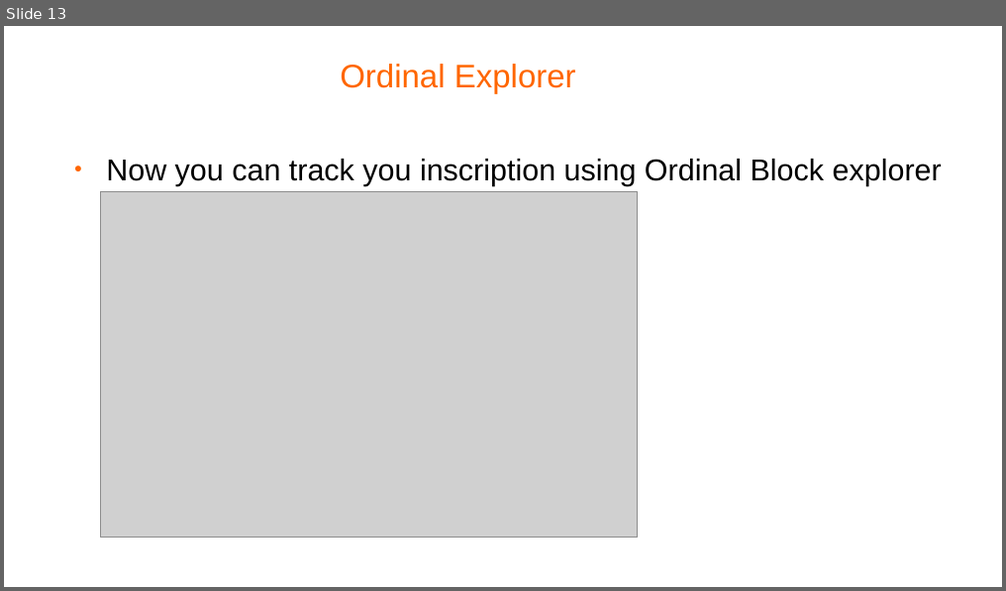
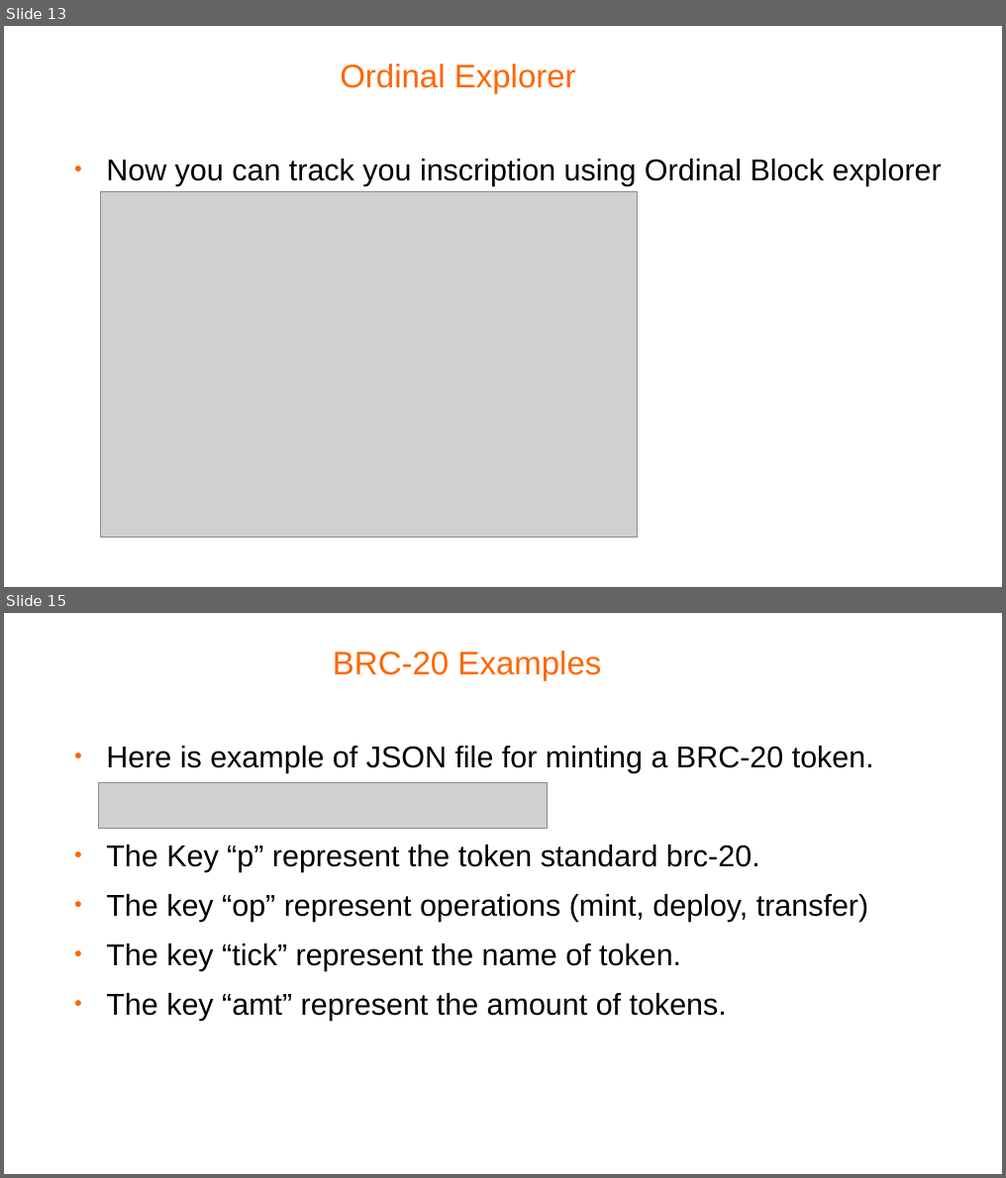
Before and after one commit to ranaahsanansar/BlcokchainTraning, a slide deck: Final Project/BTC NFT Ordinal Protocol.odp. Shown one above the other, each under a label of ours: slide 13 before the commit, slides 13 and 15 after it; the slides between them are not shown. The pictures are 1006x591 and 1006x1178 pixels, drawn with LibreOffice and Linux fonts; fonts in the diff are those of the drawing; grey boxes stand for pictures; background and template pictures are left out. Boxes give left, top, right and bottom in pixels: in the first picture for what was removed or moved away, otherwise in the second. Text is boxed around its words. In the diff, an @@ line names an element or a change of style, - is before the commit and + after.

```diff
--- a/Final Project/BTC NFT Ordinal Protocol.odp
+++ b/Final Project/BTC NFT Ordinal Protocol.odp
@@ slide 15 added at (x1=4, y1=613, x2=1002, y2=1174), background #FFFFFF @@
@@ title added at (x1=333, y1=651, x2=601, y2=681), 26 pt, text #FF6600 @@
+BRC-20 Examples
@@ text added at (x1=106, y1=746, x2=874, y2=1021), 24 pt, text #000000 @@
+● Here is example of JSON file for minting a BRC-20 token.
+● The Key “p” represent the token standard brc-20.
+● The key “op” represent operations (mint, deploy, transfer)
+● The key “tick” represent the name of token.
+● The key “amt” represent the amount of tokens.
@@ picture added at (x1=98, y1=782, x2=548, y2=829) @@
```
Also in this commit, not shown: 1 other slide added, 3 other files.
